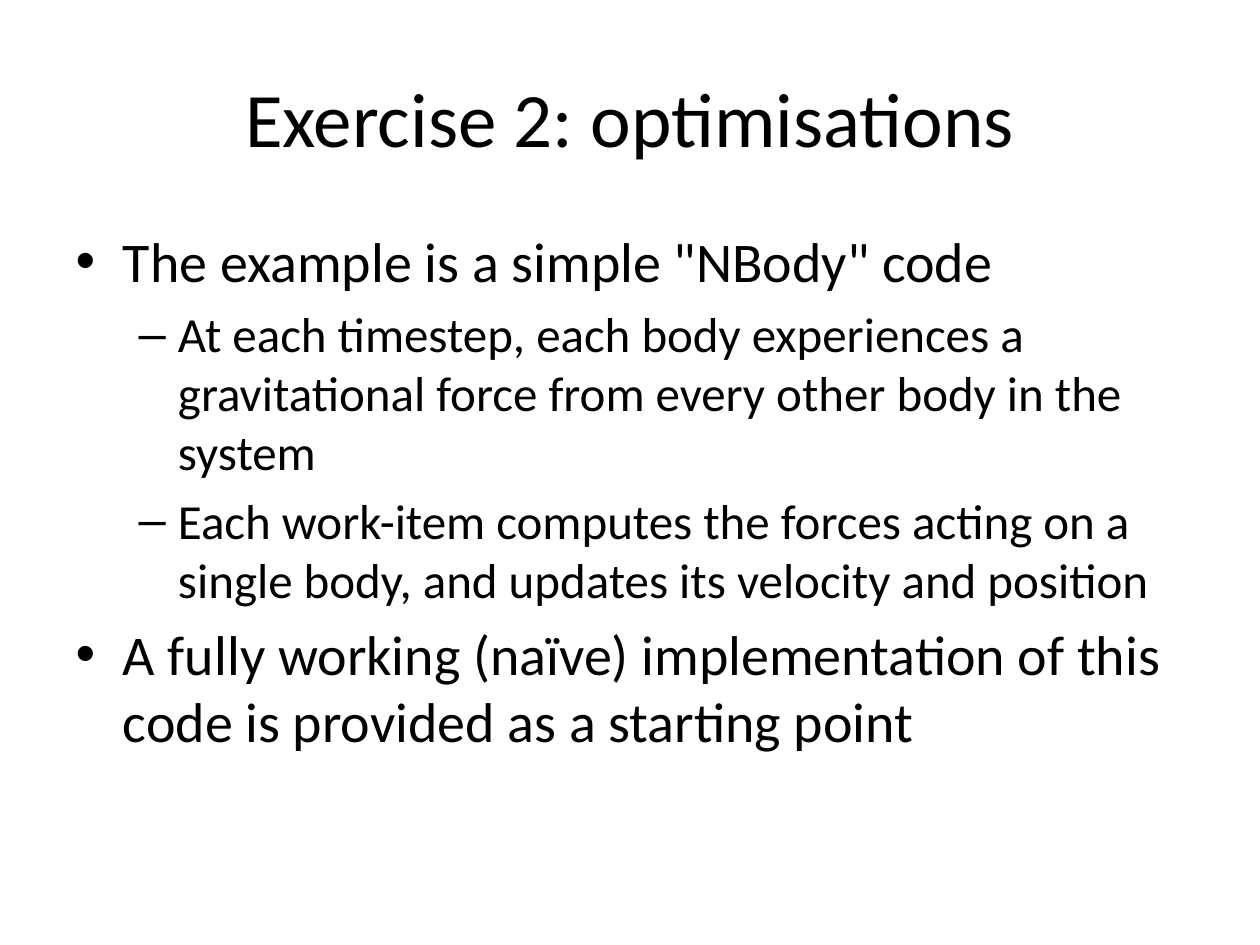
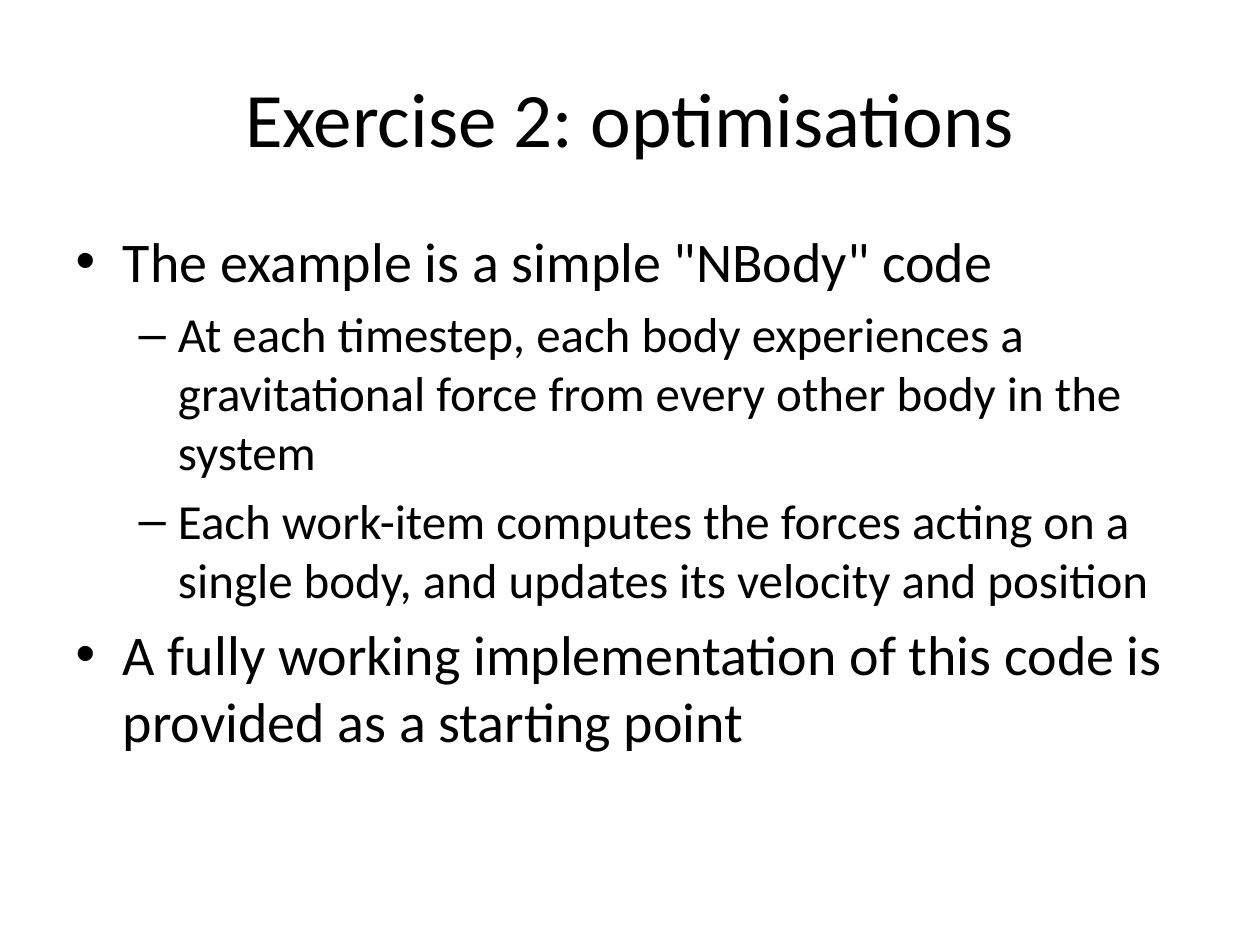
Before and after one commit to UoB-HPC/opencl-training-code, a slide deck: slide 21 of slides/advanced_part2.pptx. Drawn at 1260x945 pixels with LibreOffice and Linux fonts; fonts in the diff are those of the drawing. Boxes give left, top, right and bottom in pixels: in the first picture for what was removed or moved away, otherwise in the second. Text is boxed around its words. In the diff, an @@ line names an element or a change of style, - is before the commit and + after.

Commit message:
Updated Exercise 2 to reflect latest modifications to code.

```diff
--- a/slides/advanced_part2.pptx
+++ b/slides/advanced_part2.pptx
@@ text at (123,636,1162,752): text changed @@
-• A fully working (naïve) implementation of this code is provided as a starting point
+• A fully working implementation of this code is provided as a starting point
```
Also in this commit, not shown: 1 other slide changed.
